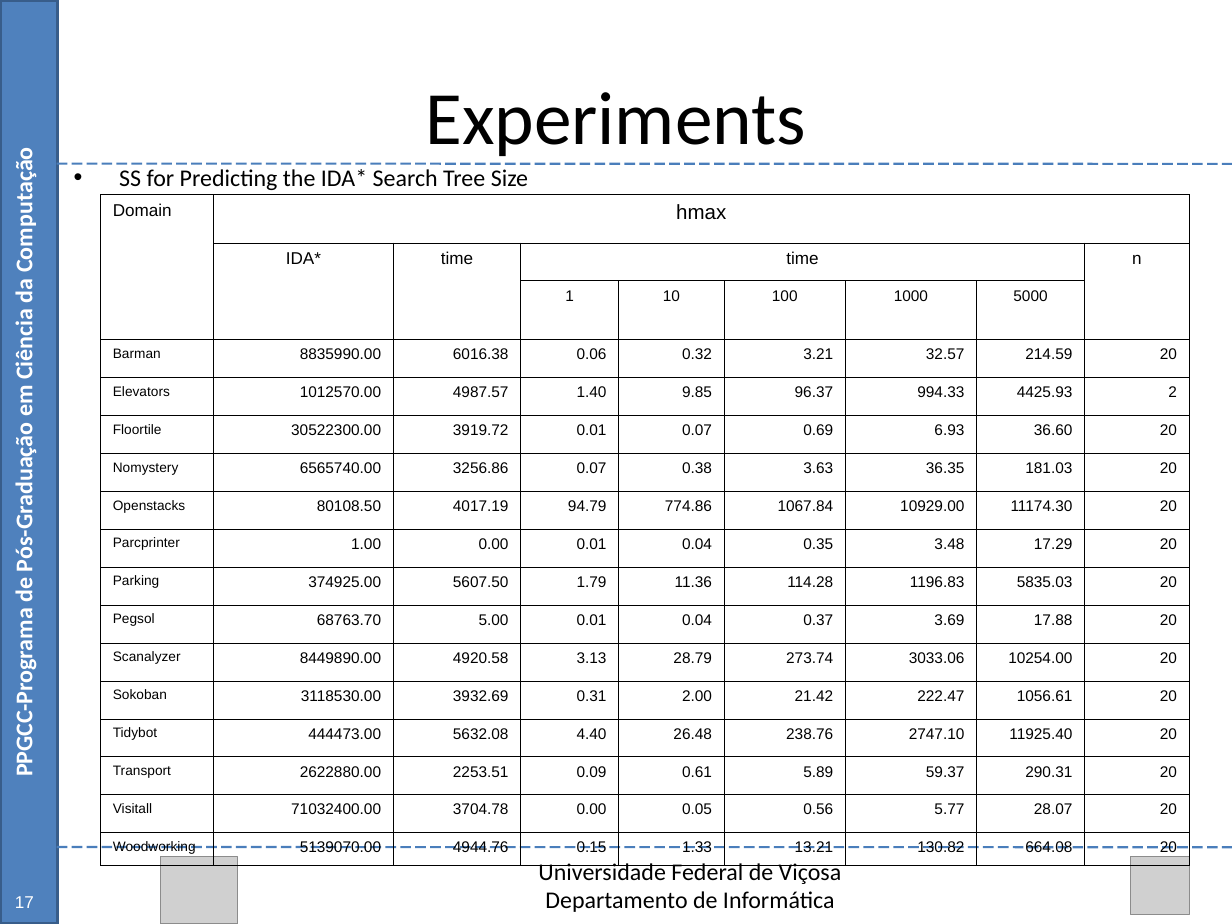
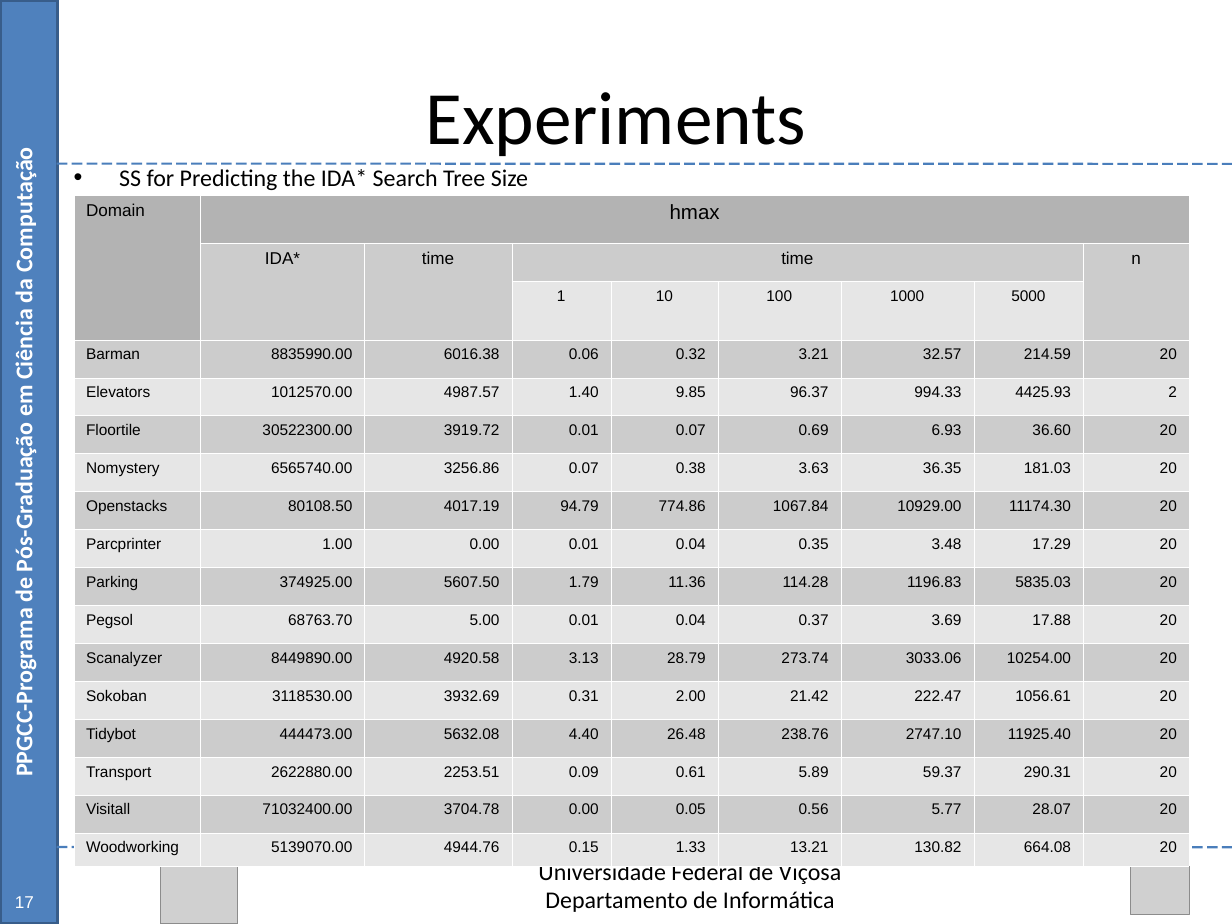
Before and after one commit to Marvinsky/research-marvin, a slide deck: slide 61 of latex/odp/dissertation_v12.odp. Drawn at 1232x924 pixels with LibreOffice and Linux fonts; fonts in the diff are those of the drawing; grey boxes stand for pictures. Boxes give left, top, right and bottom in pixels: in the first picture for what was removed or moved away, otherwise in the second. Text is boxed around its words. In the diff, an @@ line names an element or a change of style, - is before the commit and + after.

```diff
--- a/latex/odp/dissertation_v12.odp
+++ b/latex/odp/dissertation_v12.odp
@@ table at <box>74,195,1190,865</box> @@
@@ fill none to #B3B3B3 in 2 cells @@
@@ fill none to #CCCCCC in 67 cells @@
@@ fill none to #E6E6E6 in 68 cells @@
@@ size 8 to 9 pt in "Barman", "Elevators", "Floortile", "Nomystery" and 10 more places @@
@@ borders changed @@
@@ table: place and size @@
-table at <box>101,195,1190,865</box>
+table at <box>74,195,1190,865</box>
```
Also in this commit, not shown: 5 other slides changed, 1 other file.
